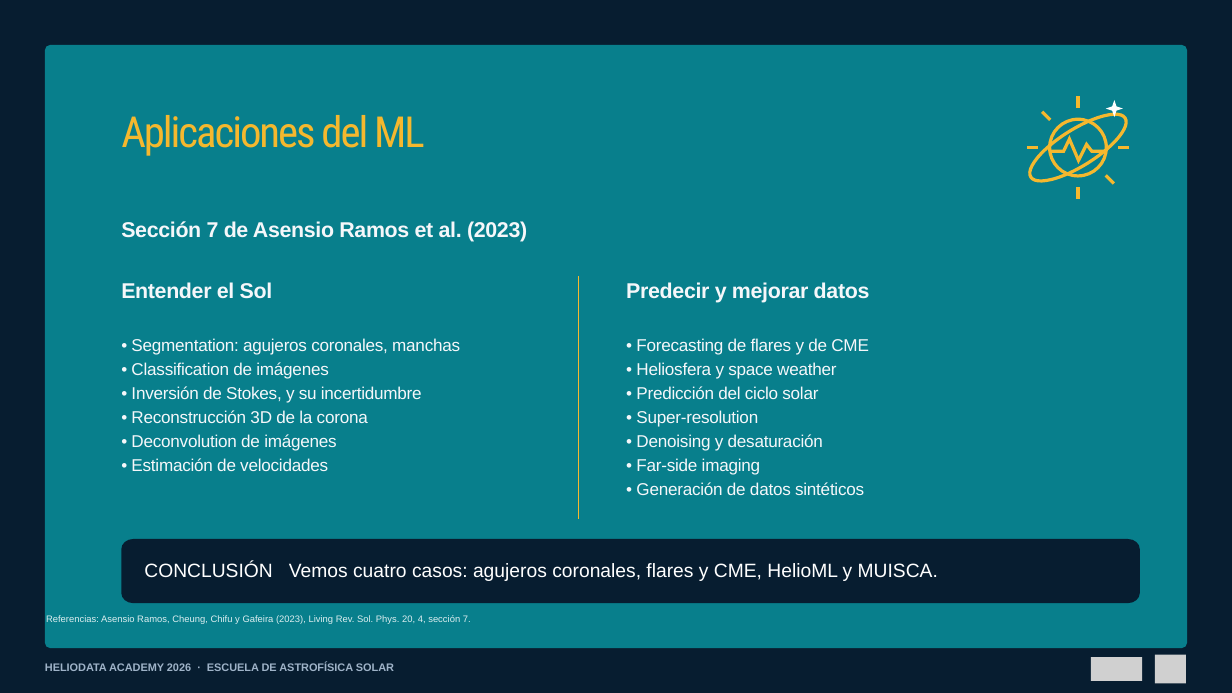
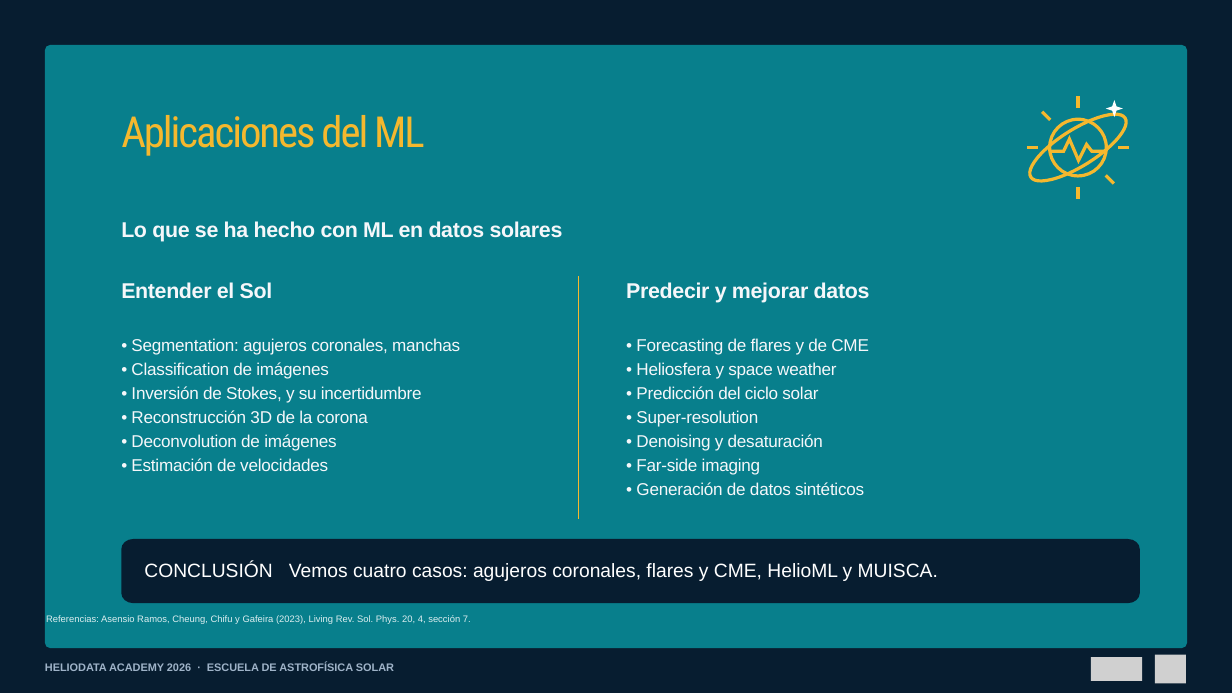
Before and after one commit to Group-of-Solar-Astrophysics/Escuela-Astrofisica-Solar-2026, a slide deck: slide 8 of 01_Material_por_expositor/Juan_Esteban_Agudelo_Ortiz/01_Presentacion/Machine_Learning_aplicado_al_Sol_Escuela_2026.pptx. Drawn at 1232x693 pixels with LibreOffice and Linux fonts; fonts in the diff are those of the drawing; grey boxes stand for pictures. Boxes give left, top, right and bottom in pixels: in the first picture for what was removed or moved away, otherwise in the second. Text is boxed around its words. In the diff, an @@ line names an element or a change of style, - is before the commit and + after.

```diff
--- a/01_Material_por_expositor/Juan_Esteban_Agudelo_Ortiz/01_Presentacion/Machine_Learning_aplicado_al_Sol_Escuela_2026.pptx
+++ b/01_Material_por_expositor/Juan_Esteban_Agudelo_Ortiz/01_Presentacion/Machine_Learning_aplicado_al_Sol_Escuela_2026.pptx
@@ text at [121,221,563,242]: text changed @@
-Sección 7 de Asensio Ramos et al. (2023)
+Lo que se ha hecho con ML en datos solares
```
Also in this commit, not shown: 2 other slides changed, 1 other file.
